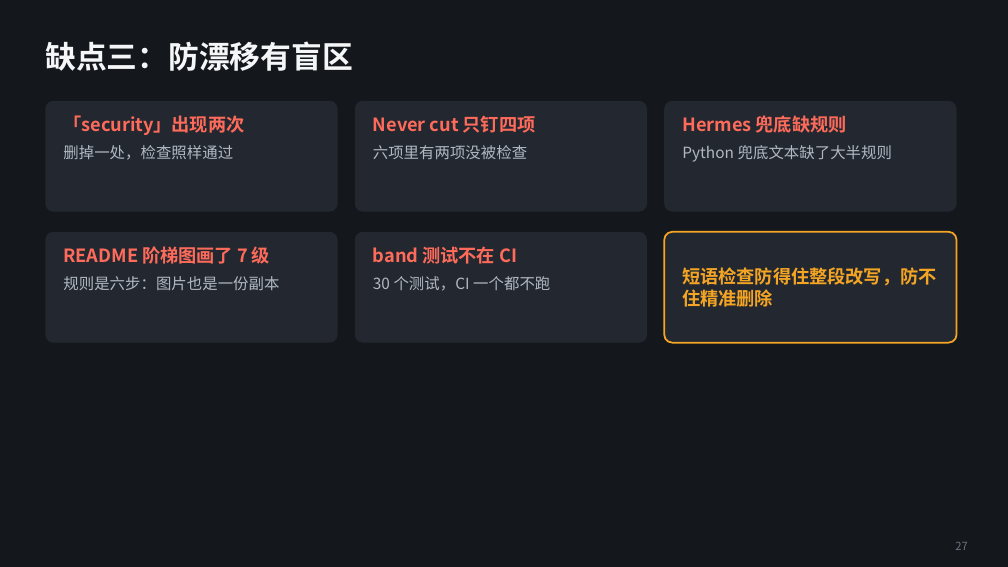
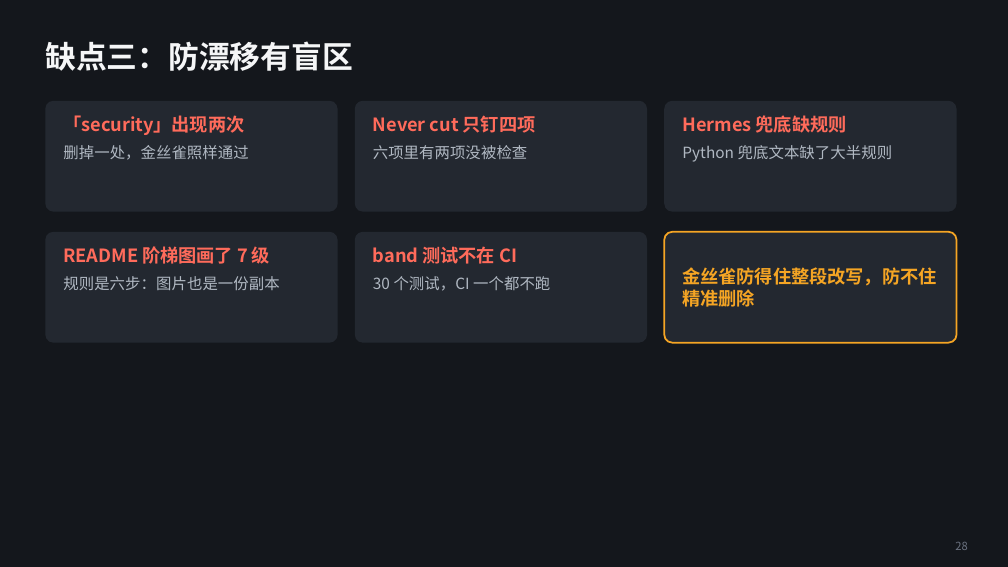
Before and after one commit to alexsunlee/alexsunlee.github.io, a slide deck: slide 28 of content/AI Learning/Ponytail · 提示词分发系统架构解析.pptx (slide 27 before the commit). Drawn at 1008x567 pixels with LibreOffice and Linux fonts; fonts in the diff are those of the drawing. Boxes give left, top, right and bottom in pixels: in the first picture for what was removed or moved away, otherwise in the second. Text is boxed around its words. In the diff, an @@ line names an element or a change of style, - is before the commit and + after.

```diff
--- a/content/AI Learning/Ponytail · 提示词分发系统架构解析.pptx
+++ b/content/AI Learning/Ponytail · 提示词分发系统架构解析.pptx
@@ text at (63, 145, 248, 160): text changed @@
-删掉一处，检查照样通过
+删掉一处，金丝雀照样通过
@@ text at (682, 267, 936, 310): text changed @@
-短语检查防得住整段改写，防不住精准删除
+金丝雀防得住整段改写，防不住精准删除
@@ page number at (955, 542, 967, 550): text changed @@
-27
+28
```
Also in this commit, not shown: 4 other slides changed, 2 slides added, 1 slide removed, 2 other files.
